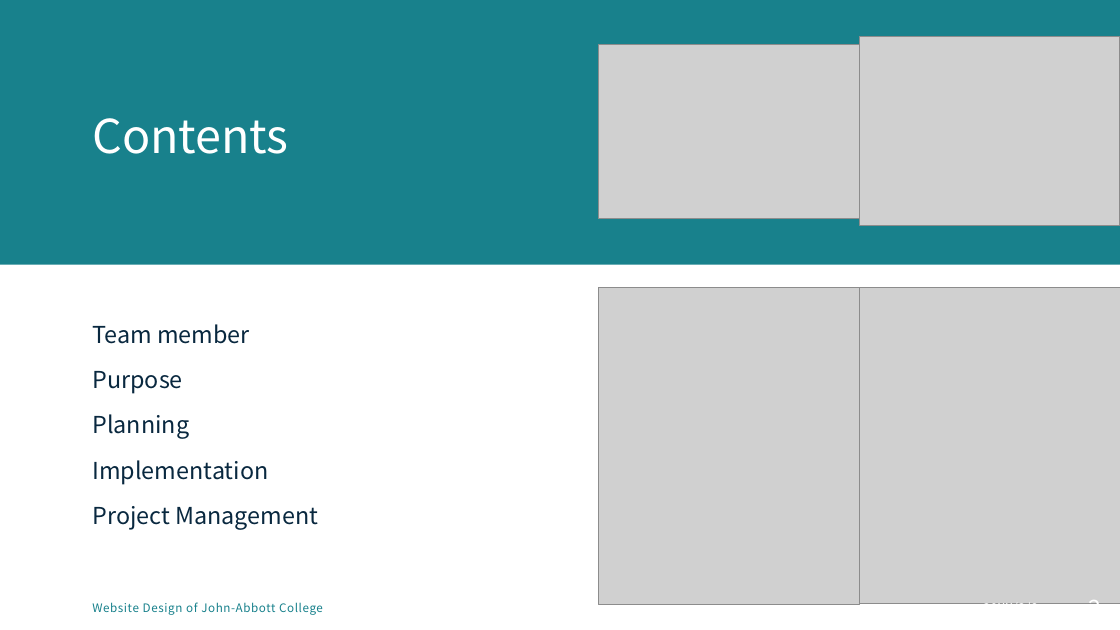
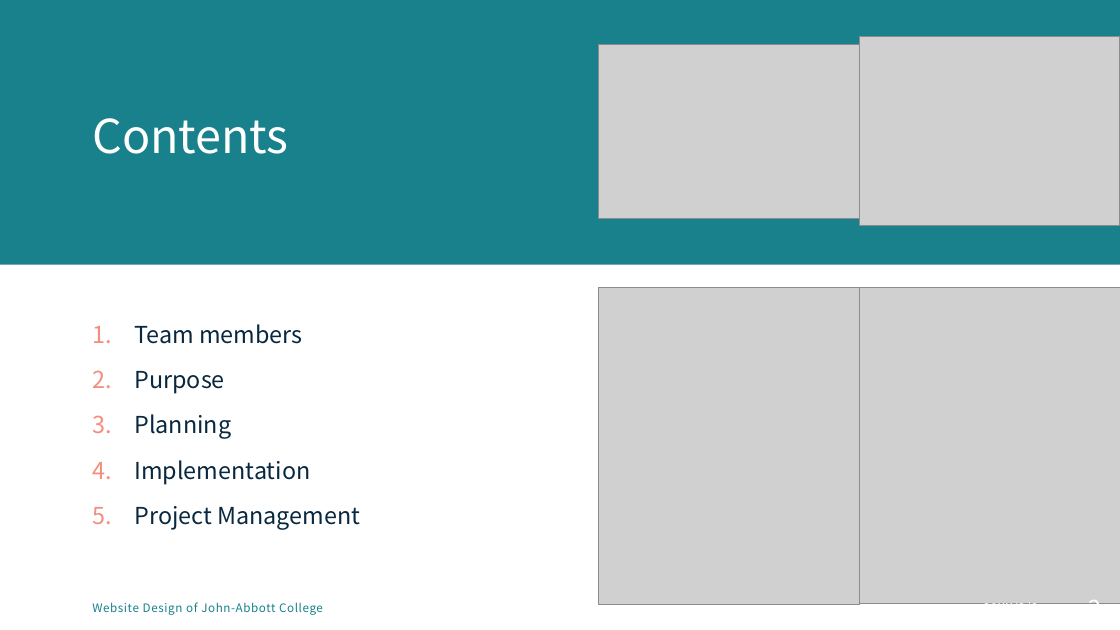
Before and after one commit to MikentGuo/Project_Tour, a slide deck: slide 2 of docs/Website Design for tourist attraction.pptx. Drawn at 1120x630 pixels with LibreOffice and Linux fonts; fonts in the diff are those of the drawing; grey boxes stand for pictures. Boxes give left, top, right and bottom in pixels: in the first picture for what was removed or moved away, otherwise in the second. Text is boxed around its words. In the diff, an @@ line names an element or a change of style, - is before the commit and + after.

```diff
--- a/docs/Website Design for tourist attraction.pptx
+++ b/docs/Website Design for tourist attraction.pptx
@@ text at bbox=[134, 324, 303, 344]: text changed @@
-Team member
+1. Team members
@@ text at bbox=[134, 371, 360, 530]: bullet none to 1. @@
```
Also in this commit, not shown: 11 other slides changed, 1 slide added, 1 slide removed.
